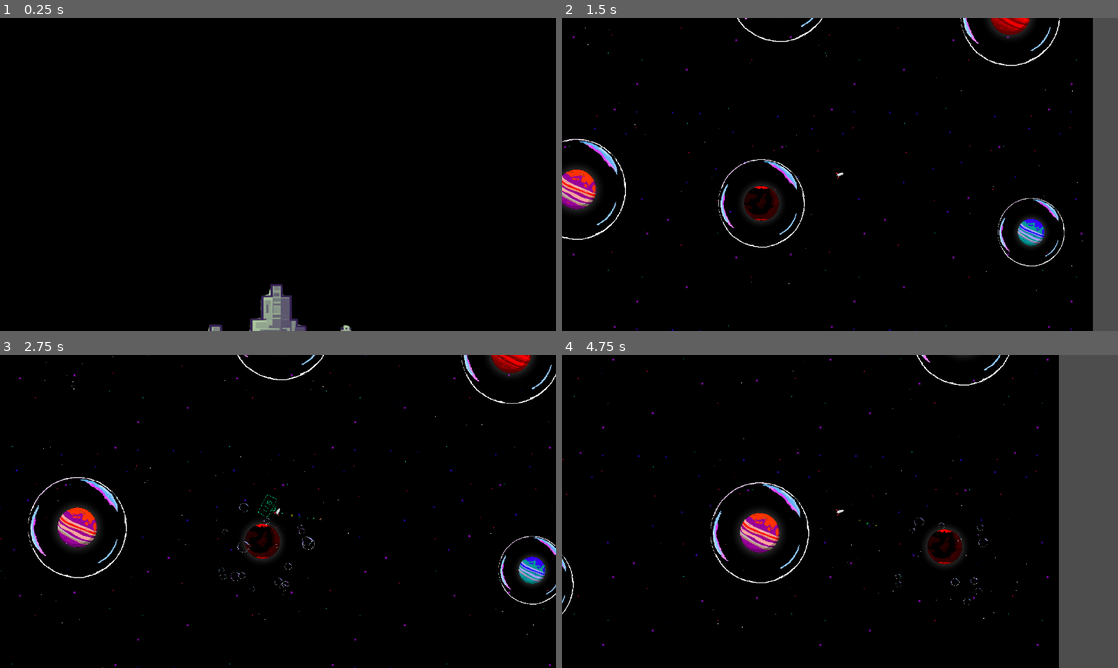
Above: before the commit, frames 1-4 (two rows, left to right).
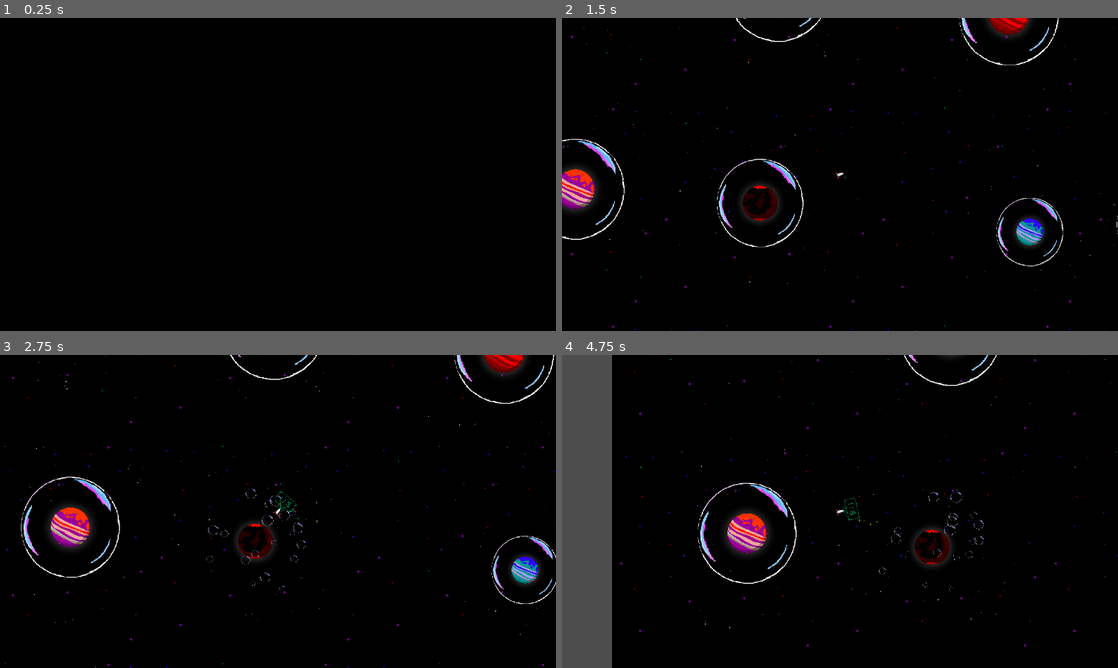
Above: after the commit, the same moments.

Repository: bjornarprytz/bubbleoids
Game: Godot game, scene res://splash.tscn
Two runs of this game, one before a commit and one after it. Both use one fixed random seed, a clock stepped at 60 frames per second and the inputs below. Sound files missing from this copy of the repository are replaced by a short silence.
Inputs (mouse positions are in pixels of both pictures, inside the frame that each line leads up to):
- Up to frame 1 (0.25 s): no input
- Up to frame 2 (1.5 s): move the mouse to (962, 158) at 0.52 s; hold Right (ui_right) 0.53-1.28 s; hold Ctrl (hud) 0.53-1.28 s; click (962, 158) at 0.67 s; move the mouse to (728, 190) at 1.27 s; hold Left (ui_left) from 1.28 s (still down); tap Down (throttle_minus) at 1.35 s
- Up to frame 3 (2.75 s): move the mouse to (333, 442) at 2.02 s; release Left (ui_left) at 2.03 s; hold Right (ui_right) from 2.03 s (still down); hold Up (throttle_plus) from 2.03 s (still down)
- Up to frame 4 (4.75 s): move the mouse to (812, 574) at 2.77 s; release Up (throttle_plus) at 2.78 s; tap Ctrl (hud) at 2.85 s; click (812, 574) at 2.92 s; move the mouse to (1006, 558) at 3.52 s; release Right (ui_right) at 3.53 s; hold Down (throttle_minus) 3.53-4.28 s; hold Left (ui_left) from 3.53 s (still down); move the mouse to (673, 464) at 4.27 s; tap Up (throttle_plus) at 4.35 s

The runs differ from the first frame. In frame 1, 1.0% of the frame differs, in the area x 37-64%, y 84-100%; in frame 2, 7.3%; in frame 3, 4.9%; in frame 4, 23%, in the area x 0-100%, y 0-100%.

Commit message:
fix sound missing

Diff:
--- a/src/autoloads/symphony.gd
+++ b/src/autoloads/symphony.gd
@@ -6,13 +6,23 @@
 
 const tempo: int = 102
 
-var instruments: Array[AudioStream] = []
-const symphony_folder = "res://assets/audio/symphony/"
-func _ready() -> void:
-	for file in DirAccess.get_files_at(symphony_folder):
-		if (file.ends_with(".wav")):
-			instruments.push_back(ResourceLoader.load(symphony_folder + file))
-	pass
+var instruments: Array[AudioStream] = [
+	preload("res://assets/audio/symphony/Soundship01.wav"),
+	preload("res://assets/audio/symphony/Soundship02.wav"),
+	preload("res://assets/audio/symphony/Soundship03.wav"),
+	preload("res://assets/audio/symphony/Soundship04.wav"),
+	preload("res://assets/audio/symphony/Soundship05.wav"),
+	preload("res://assets/audio/symphony/Soundship06.wav"),
+	preload("res://assets/audio/symphony/Soundship07.wav"),
+	preload("res://assets/audio/symphony/Soundship08.wav"),
+	preload("res://assets/audio/symphony/Soundship09.wav"),
+	preload("res://assets/audio/symphony/Soundship10.wav"),
+	preload("res://assets/audio/symphony/Soundship11.wav"),
+	preload("res://assets/audio/symphony/Soundship12.wav"),
+	preload("res://assets/audio/symphony/Soundship13.wav"),
+	preload("res://assets/audio/symphony/Soundship14.wav"),
+	preload("res://assets/audio/symphony/Soundship15.wav")
+]
 
 var time_counter: float = 0.0
 var seconds_per_beat: float = 60.0 / tempo
--- a/src/player.tscn
+++ b/src/player.tscn
@@ -28,7 +28,8 @@
 texture = ExtResource("2_onrkg")
 
 [node name="Shape" type="CollisionShape2D" parent="."]
-position = Vector2(0, -1)
+position = Vector2(1, 0.000179291)
+rotation = 1.57079
 shape = SubResource("CapsuleShape2D_i3pqv")
 
 [node name="Exhaust" type="CPUParticles2D" parent="."]
@@ -48,13 +49,14 @@
 
 [node name="Hud" type="PanelContainer" parent="."]
 unique_name_in_owner = true
-visible = false
 modulate = Color(0, 0.803922, 0.478431, 1)
 z_index = 1
-offset_left = -47.0
-offset_top = -81.0
-offset_right = 48.0
-offset_bottom = -29.0
+offset_left = -46.0
+offset_top = -79.9998
+offset_right = 49.0
+offset_bottom = -27.9998
+rotation = 1.57079
+pivot_offset = Vector2(47, 81)
 
 [node name="CenterContainer" type="CenterContainer" parent="Hud"]
 layout_mode = 2
--- a/src/project.godot
+++ b/src/project.godot
@@ -54,18 +54,20 @@
 }
 hud={
 "deadzone": 0.2,
-"events": [Object(InputEventJoypadButton,"resource_local_to_scene":false,"resource_name":"","device":-1,"button_index":2,"pressure":0.0,"pressed":true,"script":null)
+"events": [Object(InputEventJoypadButton,"resource_local_to_scene":false,"resource_name":"","device":-1,"button_index":3,"pressure":0.0,"pressed":true,"script":null)
 , Object(InputEventKey,"resource_local_to_scene":false,"resource_name":"","device":-1,"window_id":0,"alt_pressed":false …(186 unchanged characters)…
 ]
 }
 throttle_minus={
 "deadzone": 0.2,
 "events": [Object(InputEventKey,"resource_local_to_scene":false,"resource_name":"","device":-1,"window_id":0,"alt_press …(195 unchanged characters)…
+, Object(InputEventJoypadButton,"resource_local_to_scene":false,"resource_name":"","device":-1,"button_index":2,"pressure":0.0,"pressed":true,"script":null)
 ]
 }
 throttle_plus={
 "deadzone": 0.2,
 "events": [Object(InputEventKey,"resource_local_to_scene":false,"resource_name":"","device":-1,"window_id":0,"alt_press …(195 unchanged characters)…
+, Object(InputEventJoypadButton,"resource_local_to_scene":false,"resource_name":"","device":-1,"button_index":0,"pressure":0.0,"pressed":true,"script":null)
 ]
 }
 
--- a/src/splash.tscn
+++ b/src/splash.tscn
@@ -27,5 +27,5 @@
 [node name="Logo" type="Sprite2D" parent="Target"]
 unique_name_in_owner = true
 position = Vector2(0, 624)
-scale = Vector2(0.720165, 0.720165)
+scale = Vector2(0.169547, 0.169547)
 texture = ExtResource("1_b04ml")
--- a/src/world/infinite_sectors.gd
+++ b/src/world/infinite_sectors.gd
@@ -5,7 +5,7 @@
 
 # Check which sectors are in view and load their neighbors
 @export var camera: Camera2D
-@export var cache_size: Vector2i = Vector2i(3, 3)
+@export var cache_size: Vector2i = Vector2i(4, 4)
 
 var sectors: Array[Sector] = []
 
--- a/src/world/planet.gd
+++ b/src/world/planet.gd
@@ -10,42 +10,24 @@
 @onready var bubble: Sprite2D = %Bubble
 @onready var pop: CPUParticles2D = %Pop
 
-const BROWN_RAMS = preload("res://assets/img/planets/Brown RAMS.png")
-const GREENGRAY_MOON = preload("res://assets/img/planets/greengray moon.png")
-const MARS_1 = preload("res://assets/img/planets/MARS 1.png")
-const MARS_2 = preload("res://assets/img/planets/MARS 2.png")
-const MARS_3 = preload("res://assets/img/planets/MARS 3.png")
-const OG_MOON = preload("res://assets/img/planets/OG moon.png")
-const PINK_PURPLE_MOON = preload("res://assets/img/planets/pink purple moon.png")
-const PIXIL_FRAME_0__16_ = preload("res://assets/img/planets/pixil-frame-0 (16).png")
-const PURPLE_ARRET = preload("res://assets/img/planets/PURPLE ARRET.png")
-const PURPLE_RAMS = preload("res://assets/img/planets/Purple RAMS.png")
-const RAMS_BLUE_CYAN_PURPLE = preload("res://assets/img/planets/RAMS BLUE CYAN PURPLE.png")
-const RAMS_GREEN_RED = preload("res://assets/img/planets/RAMS GREEN RED.png")
-const RAMS_PURPLE = preload("res://assets/img/planets/RAMS Purple.png")
-const RED_RAMS = preload("res://assets/img/planets/RED RAMS.png")
-const TERRA_2 = preload("res://assets/img/planets/TERRA 2.png")
-const TERRA = preload("res://assets/img/planets/TERRA.png")
-const WEIRD_ARRET = preload("res://assets/img/planets/WEIRD ARRET.png")
-
 var planet_sprites = [
-	BROWN_RAMS
-	, GREENGRAY_MOON
-	, MARS_1
-	, MARS_2
-	, MARS_3
-	, OG_MOON
-	, PINK_PURPLE_MOON
-	, PIXIL_FRAME_0__16_
-	, PURPLE_ARRET
-	, PURPLE_RAMS
-	, RAMS_BLUE_CYAN_PURPLE
-	, RAMS_GREEN_RED
-	, RAMS_PURPLE
-	, RED_RAMS
-	, TERRA_2
-	, TERRA
-	, WEIRD_ARRET
+	preload("res://assets/img/planets/Brown RAMS.png"),
+	preload("res://assets/img/planets/greengray moon.png"),
+	preload("res://assets/img/planets/MARS 1.png"),
+	preload("res://assets/img/planets/MARS 2.png"),
+	preload("res://assets/img/planets/MARS 3.png"),
+	preload("res://assets/img/planets/OG moon.png"),
+	preload("res://assets/img/planets/pink purple moon.png"),
+	preload("res://assets/img/planets/pixil-frame-0 (16).png"),
+	preload("res://assets/img/planets/PURPLE ARRET.png"),
+	preload("res://assets/img/planets/Purple RAMS.png"),
+	preload("res://assets/img/planets/RAMS BLUE CYAN PURPLE.png"),
+	preload("res://assets/img/planets/RAMS GREEN RED.png"),
+	preload("res://assets/img/planets/RAMS Purple.png"),
+	preload("res://assets/img/planets/RED RAMS.png"),
+	preload("res://assets/img/planets/TERRA 2.png"),
+	preload("res://assets/img/planets/TERRA.png"),
+	preload("res://assets/img/planets/WEIRD ARRET.png")
 ]
 
 var size: float = 1.0
@@ -61,7 +43,7 @@
 	var texture = planet_sprites.pick_random()
 	sprite.texture = texture
 	type = texture.get_path().get_file().get_basename()
-	id = randf_range(0,1 )
+	id = randf_range(0, 1)
 
 
 func set_size(s: float):
--- a/src/world/planet.tscn
+++ b/src/world/planet.tscn
@@ -32,7 +32,7 @@
 [node name="Polygon" parent="GravityWell" instance=ExtResource("1_a5yuq")]
 visible = false
 color = Color(1, 1, 1, 0)
-polygon = PackedVector2Array(500, 0, 496.057, 62.6666, 484.2 …(392 unchanged characters)… 24.345, -496.057, 62.6666, -500, -1.60812e-13, -496.057, -62.6666, -484.292, -124 …(431 unchanged characters)…
+polygon = PackedVector2Array(500, 0, 496.057, 62.6666, 484.2 …(392 unchanged characters)… 24.345, -496.057, 62.6666, -500, -1.60814e-13, -496.057, -62.6666, -484.292, -124 …(431 unchanged characters)…
 size = 500.0
 n_sides = 50
 border_color = Color(0.303233, 0.303233, 0.303233, 1)
Not shown, changed: readme.md
